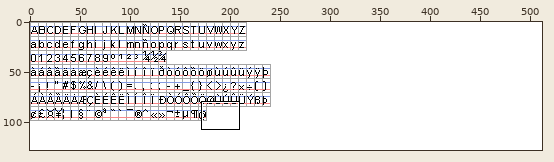
Pixel-art file, stored at HorrorShorts_Game/Content/Fonts/Resources/Arial.aseprite. The first picture is a wide view before the edit; the outline marks the close-up.
Close-up. Before the commit:
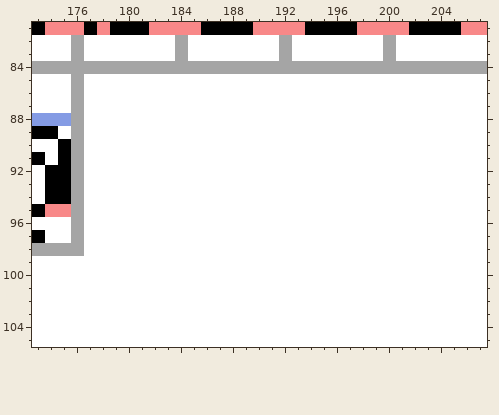
512x128 pixels, 1 frame. Shown: x 173..207, y 81..105.
After the commit:
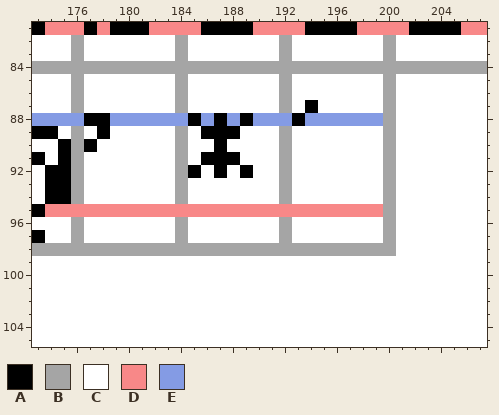
Palette (. is transparent): A #000000  B #a5a5a5  C #ffffff  D #f88888  E #849be4
From the commit log: FontCompleted
Change:
Layers "Font", "LineRed&Blue", "Background":
y 85..86: x 184 C -> B; x 192 C -> B; x 200 C -> B
y 87: x 184 C -> B; x 192 C -> B; x 194 C -> A; x 200 C -> B
y 88: x 176..200 BCCCCCCCCCCCCCCCCCCCCCCCC -> EAAEEEEEEAEAEAEEEAEEEEEEB
y 89: x 178 C -> A; x 184 C -> B; x 186..188 CCC -> AAA; x 192 C -> B; x 200 C -> B
y 90: x 177 C -> A; x 184 C -> B; x 187 C -> A; x 192 C -> B; x 200 C -> B
y 91: x 184 C -> B; x 186..188 CCC -> AAA; x 192 C -> B; x 200 C -> B
y 92: x 184..185 CC -> BA; x 187 C -> A; x 189 C -> A; x 192 C -> B; x 200 C -> B
y 93..94: x 184 C -> B; x 192 C -> B; x 200 C -> B
y 95: x 176..200 BCCCCCCCCCCCCCCCCCCCCCCCC -> DDDDDDDDDDDDDDDDDDDDDDDDB
y 96..97: x 184 C -> B; x 192 C -> B; x 200 C -> B
y 98: x 177..200 CCCCCCCCCCCCCCCCCCCCCCCC -> BBBBBBBBBBBBBBBBBBBBBBBB
Changed places in both close-ups, as pixel boxes (x1, y1, x2, y2):
changed: (71, 74, 396, 256)
